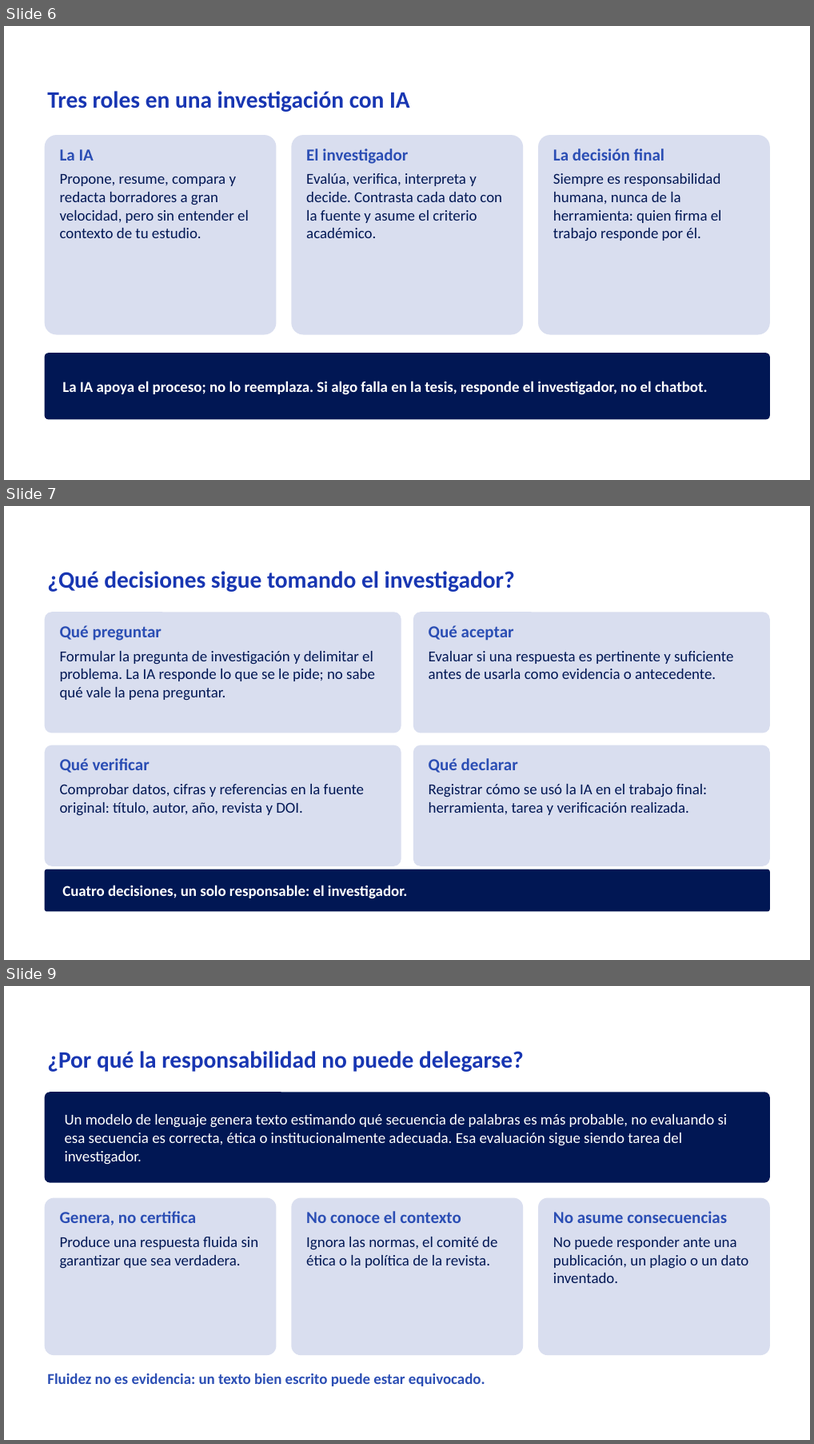
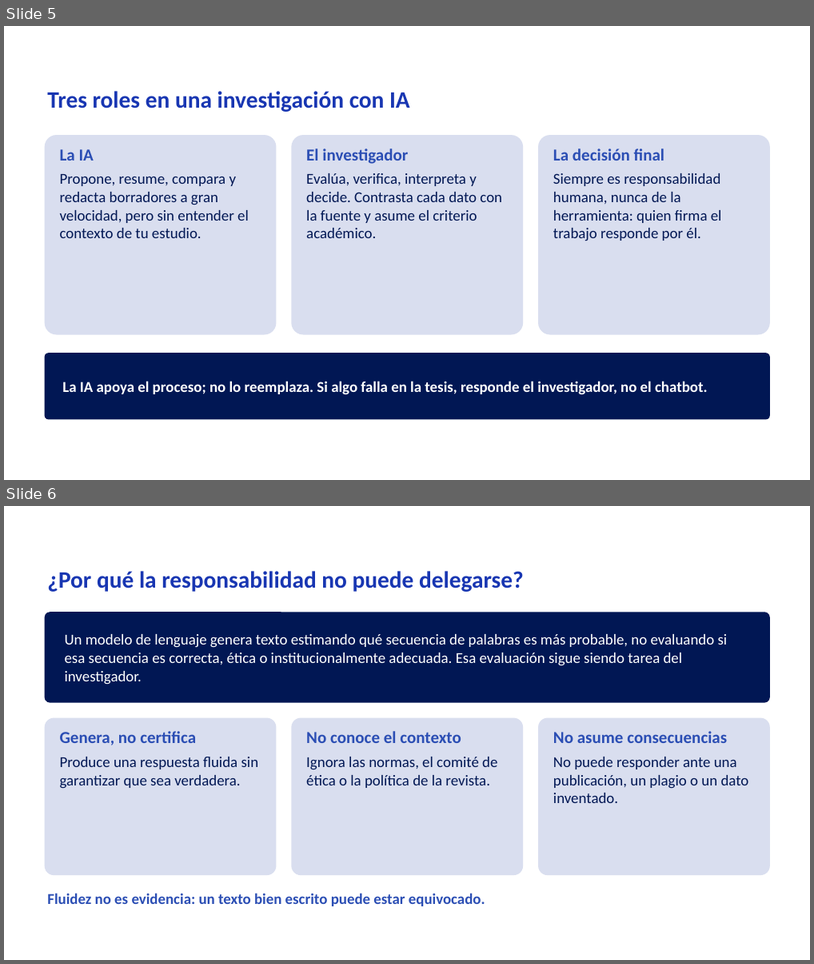
Before and after one commit to Rociosayan/analitica-empresarial-integrada, a slide deck: Sesion_03_mejorada.pptx. Shown one above the other, each under a label of ours: slides 6, 7 and 9 before the commit, slides 5 and 6 after it; the slides between them are not shown. The pictures are 814x1444 and 814x964 pixels, drawn with LibreOffice and Linux fonts; fonts in the diff are those of the drawing; background and template pictures are left out. Boxes give left, top, right and bottom in pixels: in the first picture for what was removed or moved away, otherwise in the second. Text is boxed around its words. In the diff, an @@ line names an element or a change of style, - is before the commit and + after.

```diff
--- a/Sesion_03_mejorada.pptx
+++ b/Sesion_03_mejorada.pptx
@@ slide 7 removed at (4, 506, 810, 960), background picture (left out) @@
@@ text removed at (47, 571, 515, 592) @@
-¿Qué decisiones sigue tomando el investigador?
@@ rounded rectangle removed at (45, 612, 402, 733) @@
@@ text removed at (60, 625, 375, 700) @@
-Qué preguntar
-Formular la pregunta de investigación y delimitar el problema. La IA responde lo que se le pide; no sabe qué vale la pena preguntar.
@@ rounded rectangle removed at (414, 612, 770, 733) @@
@@ text removed at (429, 625, 734, 679) @@
-Qué aceptar
-Evaluar si una respuesta es pertinente y suficiente antes de usarla como evidencia o antecedente.
@@ rounded rectangle removed at (45, 745, 402, 866) @@
@@ rounded rectangle removed at (414, 745, 770, 866) @@
@@ text removed at (60, 758, 364, 816) @@
-Qué verificar
-Comprobar datos, cifras y referencias en la fuente original: título, autor, año, revista y DOI.
@@ text removed at (429, 758, 707, 815) @@
-Qué declarar
-Registrar cómo se usó la IA en el trabajo final: herramienta, tarea y verificación realizada.
@@ rounded rectangle removed at (45, 869, 770, 912) @@
@@ text removed at (62, 884, 407, 899) @@
-Cuatro decisiones, un solo responsable: el investigador.
@@ what was slide 6 is now slide 5 @@
@@ what was slide 9 is now slide 6 @@
```
Also in this commit, not shown: 2 slides changed, 1 slide added, 12 other slides removed.
